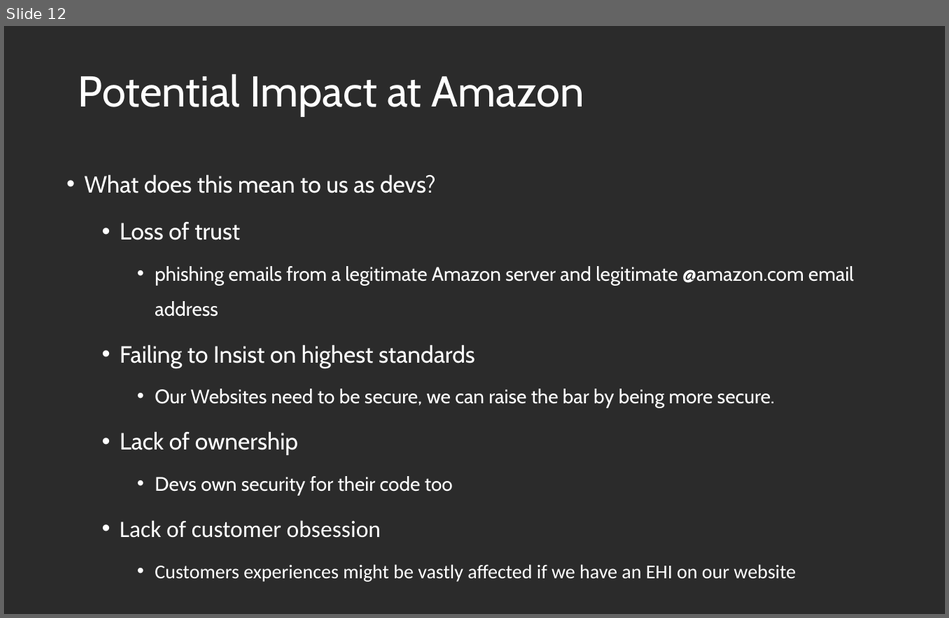
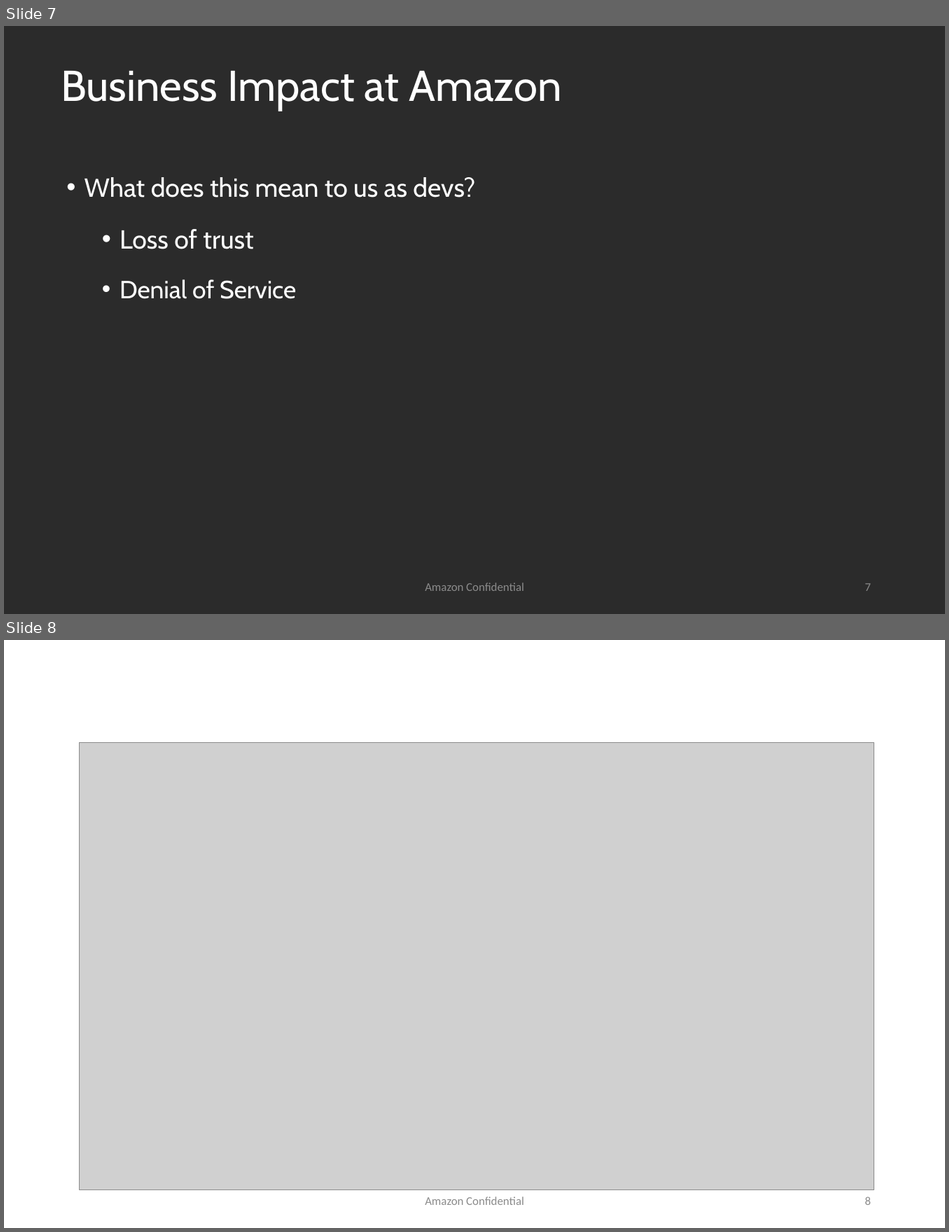
Before and after one commit to TDA/Zoncon, a slide deck: Zoncon-2017-Sai-Pc-ZCSlides.pptx. Shown one above the other, each under a label of ours: slide 12 before the commit, slides 7 and 8 after it. The pictures are 949x618 and 949x1232 pixels, drawn with LibreOffice and Linux fonts; fonts in the diff are those of the drawing; grey boxes stand for pictures; background and template pictures are left out; a plain dark background stands for a picture behind light text. Boxes give left, top, right and bottom in pixels: in the first picture for what was removed or moved away, otherwise in the second. Text is boxed around its words. In the diff, an @@ line names an element or a change of style, - is before the commit and + after.

```diff
--- a/Zoncon-2017-Sai-Pc-ZCSlides.pptx
+++ b/Zoncon-2017-Sai-Pc-ZCSlides.pptx
@@ slide 8 added at <box>4,640,945,1228</box>, background picture (left out) @@
@@ title added at <box>69,671,880,742</box>, 33 pt, text #FFFFFF @@
+How widespread is it?
@@ picture added at <box>80,742,874,1190</box> @@
@@ text added at <box>425,1196,524,1205</box>, 9 pt, text #8C8C8C @@
+Amazon Confidential
@@ page number added at <box>865,1196,871,1205</box>, 9 pt, text #8C8C8C @@
+8
@@ what was slide 12 is now slide 7 @@
@@ slide 7 changed as well @@
@@ title at <box>61,71,561,111</box>: text changed @@
-Potential Impact at Amazon
+Business Impact at Amazon
@@ text at <box>84,177,475,249</box>: size 18 to 20 pt in "What does this mean to us as ...", "Loss of trust" @@
@@ text at <box>119,279,296,299</box>: text changed; size 15 to 19 pt @@
-    • phishing emails from a legitimate Amazon server and legitimate @amazon.com email address
-  • Failing to Insist on highest standards
-    • Our Websites need to be secure, we can raise the bar by being more secure.
-  • Lack of ownership
-    • Devs own security for their code too
-  • Lack of customer obsession
-    • Customers experiences might be vastly affected if we have an EHI on our website
+  • Denial of Service
@@ text added at <box>425,582,524,591</box>, 9 pt, text #8C8C8C @@
+Amazon Confidential
@@ page number added at <box>865,583,871,591</box>, 9 pt, text #8C8C8C @@
+7
```
Also in this commit, not shown: 11 other slides changed, 1 other slide added, 9 slides removed.
